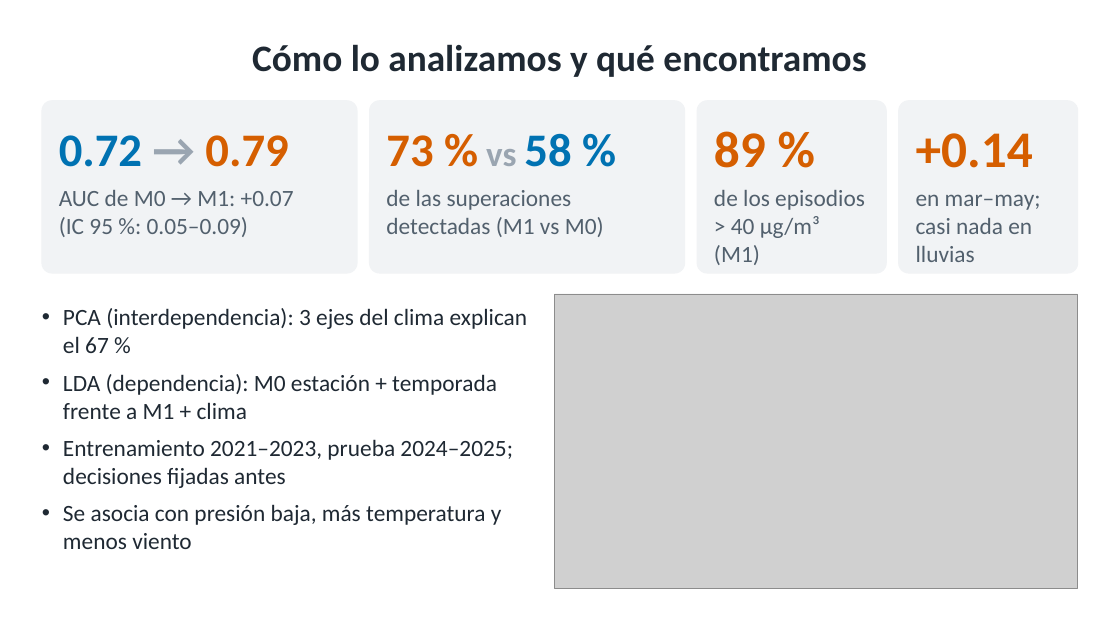
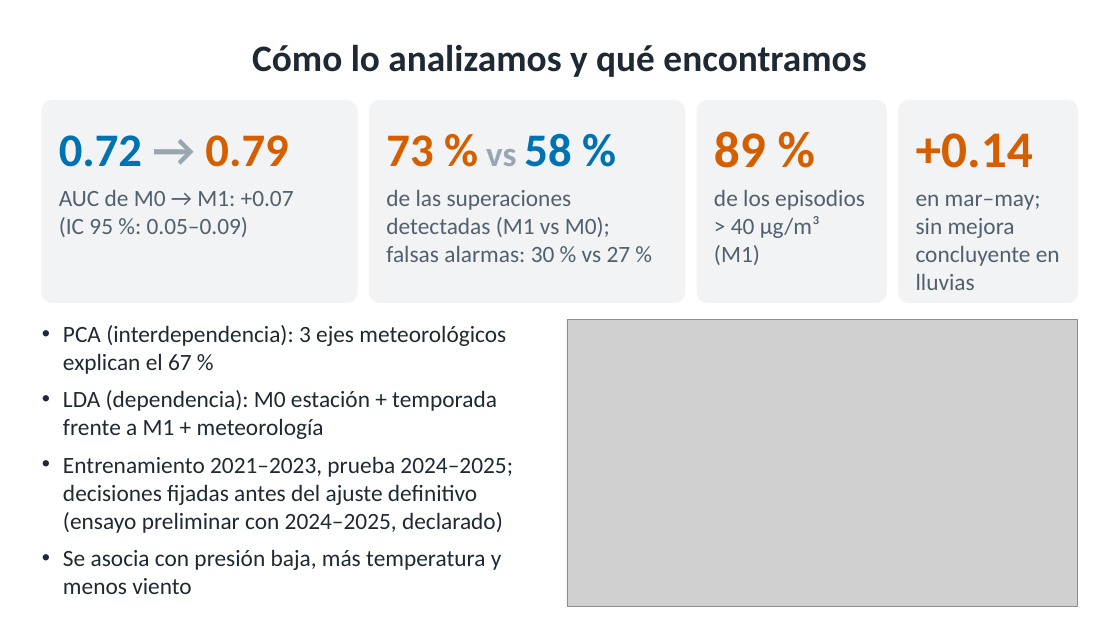
Before and after one commit to Leo-issacs/reto-sima-multivariados, a slide deck: slide 3 of docs/presentacion/Presentacion_Etapa3_SIMA.pptx. Drawn at 1120x630 pixels with LibreOffice and Linux fonts; fonts in the diff are those of the drawing; grey boxes stand for pictures. Boxes give left, top, right and bottom in pixels: in the first picture for what was removed or moved away, otherwise in the second. Text is boxed around its words. In the diff, an @@ line names an element or a change of style, - is before the commit and + after.

```diff
--- a/docs/presentacion/Presentacion_Etapa3_SIMA.pptx
+++ b/docs/presentacion/Presentacion_Etapa3_SIMA.pptx
@@ rounded rectangle: place and size @@
-rounded rectangle at (370,101,685,273)
+rounded rectangle at (370,101,685,302)
@@ rounded rectangle: place and size @@
-rounded rectangle at (697,101,886,273)
+rounded rectangle at (697,101,886,302)
@@ proportions changed in 3 elements at (370,101,685,302), (697,101,886,302), (899,101,1078,302) @@
@@ rounded rectangle: place and size @@
-rounded rectangle at (899,101,1078,273)
+rounded rectangle at (899,101,1078,302)
@@ text at (386,190,631,262): text changed @@
-de las superaciones detectadas (M1 vs M0)
+de las superaciones detectadas (M1 vs M0); falsas alarmas: 30 % vs 27 %
@@ text at (916,194,1060,290): text changed @@
-en mar–may; casi nada en lluvias
+en mar–may; sin mejora concluyente en lluvias
@@ text "PCA (interdependencia): 3 ejes meteorológicos ...": place and size @@
-text "PCA (interdependencia): 3 ejes meteorológicos ..." at (63,308,528,549)
+text "PCA (interdependencia): 3 ejes meteorológicos ..." at (63,325,513,594)
@@ text at (63,325,513,533): text changed @@
-• PCA (interdependencia): 3 ejes del clima explican el 67 %
-• LDA (dependencia): M0 estación + temporada frente a M1 + clima
-• Entrenamiento 2021–2023, prueba 2024–2025; decisiones fijadas antes
+• PCA (interdependencia): 3 ejes meteorológicos explican el 67 %
+• LDA (dependencia): M0 estación + temporada frente a M1 + meteorología
+• Entrenamiento 2021–2023, prueba 2024–2025; decisiones fijadas antes del ajuste definitivo (ensayo preliminar con 2024–2025, declarado)
@@ picture: place and size @@
-picture at (555,294,1078,588)
+picture at (567,319,1078,607)
```
Also in this commit, not shown: 3 other slides changed, 4 other files.
